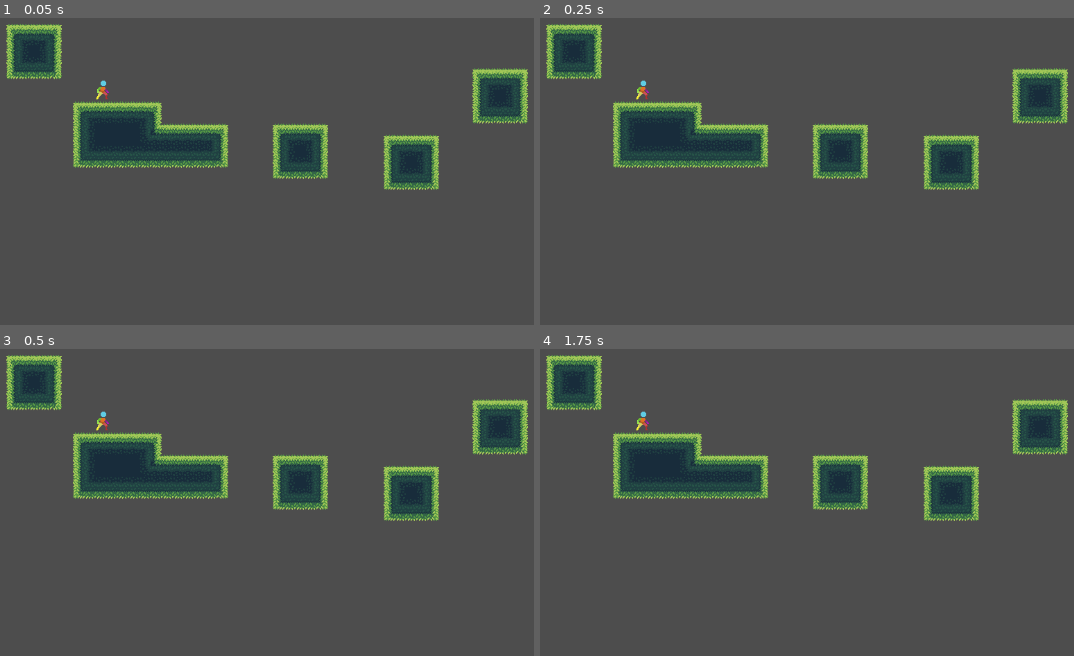
Above: before the commit, frames 1-4 (two rows, left to right).
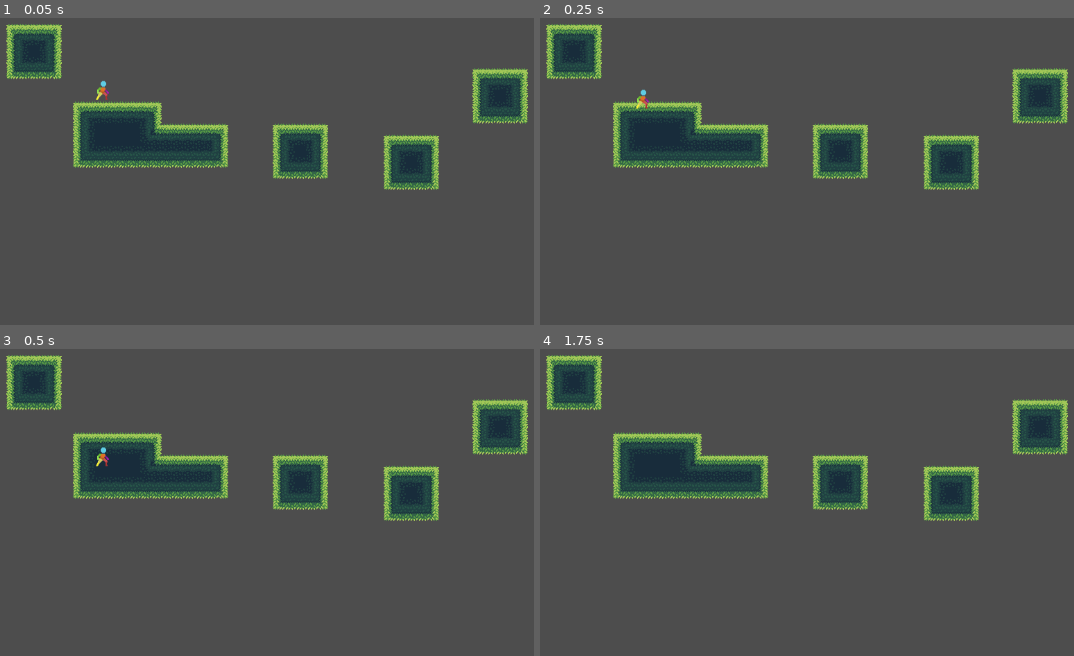
Above: after the commit, the same moments.

Repository: Allus-Interactive/platform-combat-game
Game: Godot game, scene res://scenes/main.tscn
Two runs of this game, one before a commit and one after it. Both use one fixed random seed, a clock stepped at 60 frames per second and the inputs below.
Inputs:
- Up to frame 1 (0.05 s): no input
- Up to frame 2 (0.25 s): no input
- Up to frame 3 (0.5 s): no input
- Up to frame 4 (1.75 s): tap Enter at 0.5 s; hold Space (jump) 0.53-1.28 s; hold X (move_right) from 0.53 s (still down); tap Space (jump) at 1.35, 1.52 s

The runs differ from the first frame. In frame 1, less than 0.1% of the frame differs, in the area x 17-21%, y 20-27%; in frame 2, 0.1%; in frame 3, 0.2%, in the area x 17-21%, y 20-39%; in frame 4, less than 0.1%.

Commit message:
created player controller

Diff:
--- a/scenes/player.tscn
+++ b/scenes/player.tscn
@@ -1,5 +1,6 @@
-[gd_scene load_steps=12 format=3 uid="uid://c8g1576p2mopw"]
+[gd_scene load_steps=14 format=3 uid="uid://c8g1576p2mopw"]
 
+[ext_resource type="Script" path="res://scripts/player_controller.gd" id="1_o6xnr"]
 [ext_resource type="Texture2D" uid="uid://be3s4omjm56i6" path="res://assets/player/player_idle/player_idle_1.png" id="1_pg8ym"]
 [ext_resource type="Texture2D" uid="uid://jecxe35byw65" path="res://assets/player/player_idle/player_idle_2.png" id="2_7lx33"]
 [ext_resource type="Texture2D" uid="uid://cvmaaqhsq5sqg" path="res://assets/player/player_idle/player_idle_3.png" id="3_yi56o"]
@@ -49,7 +50,11 @@
 "speed": 10.0
 }]
 
-[node name="CharacterBody2D" type="CharacterBody2D"]
+[sub_resource type="RectangleShape2D" id="RectangleShape2D_35vab"]
+size = Vector2(19, 26)
+
+[node name="Player" type="CharacterBody2D"]
+script = ExtResource("1_o6xnr")
 
 [node name="AnimatedSprite2D" type="AnimatedSprite2D" parent="."]
 sprite_frames = SubResource("SpriteFrames_avchm")
@@ -58,3 +63,5 @@
 frame_progress = 0.386333
 
 [node name="CollisionShape2D" type="CollisionShape2D" parent="."]
+position = Vector2(-0.5, 2)
+shape = SubResource("RectangleShape2D_35vab")
--- /dev/null
+++ b/scripts/player_controller.gd
@@ -0,0 +1,21 @@
+extends CharacterBody2D
+
+var speed = 200
+var jump_speed = 200
+var gravity = 400
+
+func get_input(delta):
+	velocity.x = 0
+	if Input.is_action_pressed("move_right"):
+		velocity.x += speed
+	if Input.is_action_pressed("move_left"):
+		velocity.x -= speed
+	if Input.is_action_pressed("jump"):
+		if is_on_floor():
+			velocity.y -= jump_speed
+	# gravity
+	velocity.y += gravity * delta
+	move_and_slide()
+
+func _physics_process(delta):
+	get_input(delta)
